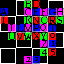
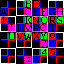
Comparing the layer stacks of the two 64px x 64px images. Changes:
painted on "Grid" over [1, 1, 63, 63]
